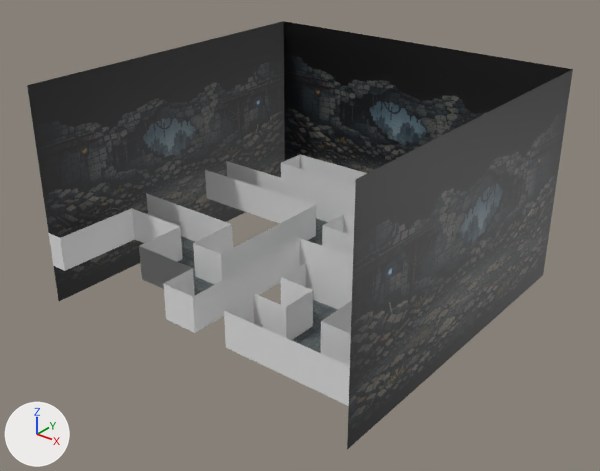
Before and after pictures for a commit that changed the Blender file 2.5Dゲーム制作/Asset/Models/Starg/Hollow_Remnant/Hollow_Remnat.blend.
One viewpoint serves both versions: a 50 mm camera at (26.0, -33.2, 21.5) aimed at (0.3, -1.2, 1.6). Lighting does not change. The marker at lower left points along +X, +Y and +Z. The first picture is the older version.

The older version as bpy lines, for what is in view:
```python
me_平面_005 = bpy.data.meshes.new('平面.005')
me_平面_005.from_pydata(...)  # 4 vertices, 1 face; spans x -10.0, y -10.0..10.0, z -3.3..9.2
me_平面_005.materials.append(mat_マテリアル_002)  # picture img_hollow_remnant_png_002
me_平面_006 = bpy.data.meshes.new('平面.006')
me_平面_006.from_pydata(...)  # 4 vertices, 1 face; spans x -10.0..10.0, y 10.0, z -3.3..9.2
me_平面_006.materials.append(mat_マテリアル_001)  # picture img_hollow_remnant_png_002
me_平面_084 = bpy.data.meshes.new('平面.084')
me_平面_084.from_pydata([(-1.0, -1.0, 0.0), (1.0, -1.0, 0.0), (-1.0, 1.0, 0.0), (1.0, 1.0, 0.0)], [], [(0, 1, 3, 2)])
ob_col1 = bpy.data.objects.new('COL1', me_平面_084)
ob_col1.location = (0.0, -10.03, 3.94)
ob_col1.rotation_euler = (-1.571, 0.0, 0.0)  # degrees (-90, 0, 0)
ob_col1.scale = (10.0, 6.18, 1.0)
ob_col1.hide_set(True)
ob_壁1 = bpy.data.objects.new('壁1', me_平面_005)
ob_壁1.location = (0.0, 0.0, 1.0)
ob_壁2 = bpy.data.objects.new('壁2', me_平面_006)
ob_壁2.location = (0.0, 0.0, 1.0)
# also in view: '壁3' at (10.0, 0.0, 3.9); 'COL' at (0.0, 0.0, 1.0)
```
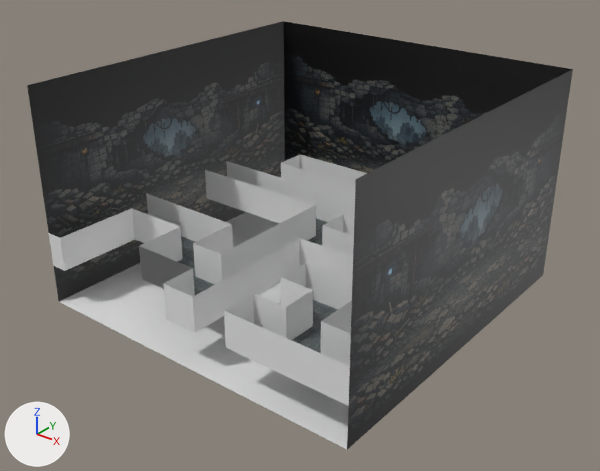
Boxes [x1, y1, x2, y2] around the edits, measured in the pictures (600 x 471 px):
'COL1', shown
    after: [59, 212, 349, 449]

Patch to the scene script:
```diff
--- a/2.5Dゲーム制作/Asset/Models/Starg/Hollow_Remnant/Hollow_Remnat.blend.py
+++ b/2.5Dゲーム制作/Asset/Models/Starg/Hollow_Remnant/Hollow_Remnat.blend.py
@@ ob_col1 @@
 ob_col1 = bpy.data.objects.new('COL1', me_平面_084)
-ob_col1.location = (0.0, -10.03, 3.94)
-ob_col1.rotation_euler = (-1.571, 0.0, 0.0)  # degrees (-90, 0, 0)
-ob_col1.scale = (10.0, 6.18, 1.0)
-ob_col1.hide_set(True)
+ob_col1.location = (0.0, 0.0, -2.3)
+ob_col1.scale = (10.0, 10.0, 0.0)
```
